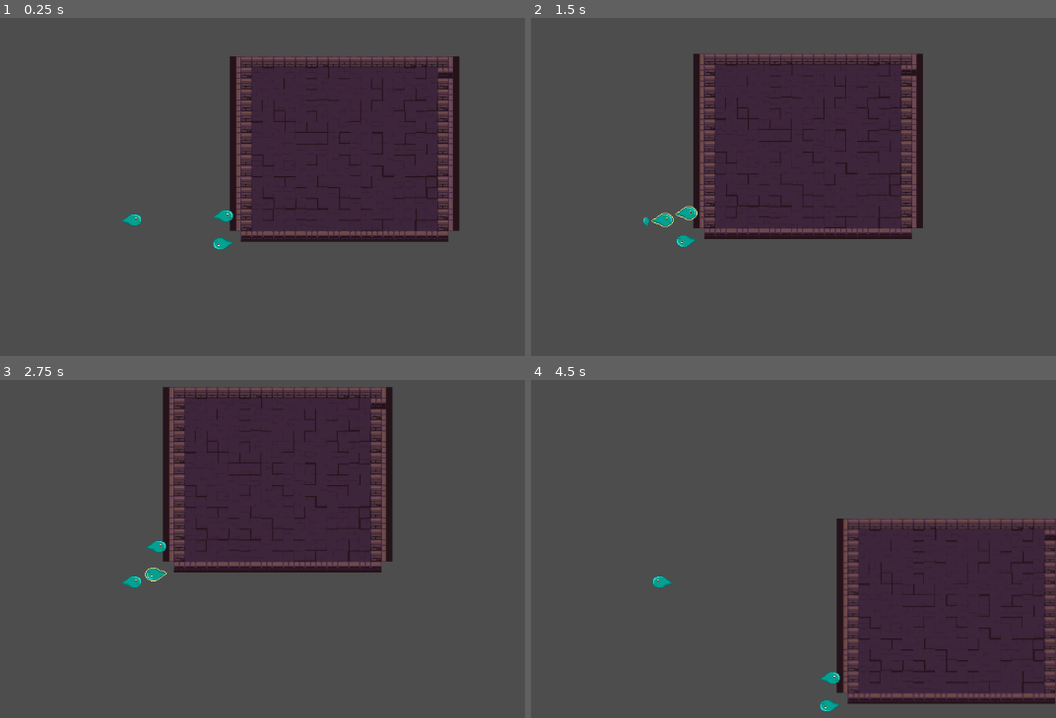
Above: before the commit, frames 1-4 (two rows, left to right).
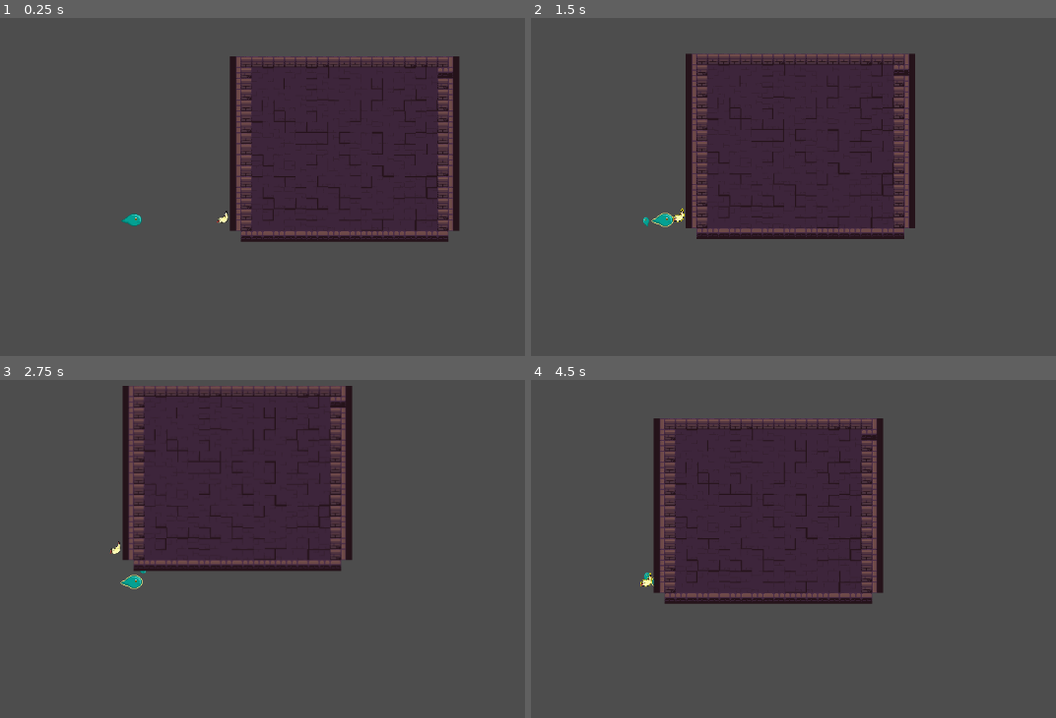
Above: after the commit, the same moments.

Repository: Ethyx07/Wispbornrequiem
Game: Godot game, scene res://Scenes/world.tscn
Same seed, same stepped clock (60 frames per second), same inputs: the game is played once before the commit and once after it.
Inputs (mouse positions are in pixels of both pictures, inside the frame that each line leads up to):
- Up to frame 1 (0.25 s): no input
- Up to frame 2 (1.5 s): tap Enter at 0.5 s; move the mouse to (835, 197) at 0.52 s; hold D (Right) 0.53-1.28 s; tap Shift (Dash) at 0.6 s; tap E (Interact) at 0.8, 1.35 s; tap Space at 1.25 s; move the mouse to (outside the picture) at 1.27 s; hold S (Down) from 1.28 s (still down)
- Up to frame 3 (2.75 s): tap Shift (Dash) at 1.55, 2.1 s; move the mouse to (210, 484) at 2.02 s; release S (Down) at 2.03 s; hold D (Right) from 2.03 s (still down); tap E (Interact) at 2.3 s
- Up to frame 4 (4.5 s): move the mouse to (625, 670) at 2.77 s; release D (Right) at 2.78 s; hold W (Up) 2.78-3.53 s; tap E (Interact) at 2.85, 3.8, 4.35 s; tap Shift (Dash) at 3.05, 3.6 s; move the mouse to (898, 647) at 3.52 s; hold A (Left) from 3.53 s (still down); move the mouse to (outside the picture) at 4.27 s

The runs differ from the first frame. In frame 1, 0.2% of the frame differs, in the area x 40-45%, y 56-69%; in frame 2, 4.6%; in frame 3, 11%; in frame 4, 42%, in the area x 20-100%, y 11-99%.

Commit message:
Added new sprite and function
Added Minotaur Horn sprite and a new bobbing function for all podium interactables

Diff:
--- a/Scenes/Interactables/Podiums/minotaur_podium.tscn
+++ b/Scenes/Interactables/Podiums/minotaur_podium.tscn
@@ -1,23 +1,26 @@
 [gd_scene load_steps=6 format=3 uid="uid://baog375jtohmk"]
 
-[ext_resource type="Script" path="res://Scripts/Interactables/Interactables.gd" id="1_2raew"]
-[ext_resource type="Texture2D" uid="uid://bkkrypsu1d2i1" path="res://Assets/PlayerSprites/Wisp.png" id="2_8lcpp"]
-[ext_resource type="Texture2D" uid="uid://okjk4g0vbcrs" path="res://Assets/PlayerSprites/WispHighlighted.png" id="2_447pp"]
+[ext_resource type="Script" path="res://Scripts/Interactables/podiums.gd" id="1_n832b"]
+[ext_resource type="Texture2D" uid="uid://dr8ncnj1f36qr" path="res://Assets/Relics/MinotaurHornHighlighted.png" id="3_bml6l"]
 [ext_resource type="PackedScene" uid="uid://5aa26iu24g7d" path="res://Scenes/PlayerClasses/minotaur.tscn" id="4_ds5og"]
+[ext_resource type="Texture2D" uid="uid://cbeern5hfqgxe" path="res://Assets/Relics/MinotaurHorn.png" id="5_bop5f"]
 
 [sub_resource type="RectangleShape2D" id="RectangleShape2D_17knc"]
-size = Vector2(41, 20)
+size = Vector2(17, 20)
 
 [node name="MinotaurPodium" type="StaticBody2D" groups=["Interactable"]]
 texture_filter = 1
-script = ExtResource("1_2raew")
-highlightedTexture = ExtResource("2_447pp")
-baseTexture = ExtResource("2_8lcpp")
+script = ExtResource("1_n832b")
 posssesCharacter = ExtResource("4_ds5og")
+itemDesc = "Minotaur Podium"
+highlightedTexture = ExtResource("3_bml6l")
+baseTexture = ExtResource("5_bop5f")
 
 [node name="hitbox" type="CollisionShape2D" parent="."]
-position = Vector2(0.5, 0)
+position = Vector2(-0.5, 0)
 shape = SubResource("RectangleShape2D_17knc")
 
-[node name="Wisp" type="Sprite2D" parent="."]
-texture = ExtResource("2_8lcpp")
+[node name="MainTexture" type="Sprite2D" parent="."]
+position = Vector2(-2, -4.76837e-07)
+scale = Vector2(0.65625, 0.65625)
+texture = ExtResource("5_bop5f")
--- a/Scenes/PlayerClasses/player_wisp.tscn
+++ b/Scenes/PlayerClasses/player_wisp.tscn
@@ -32,5 +32,8 @@
 
 [node name="Camera2D" type="Camera2D" parent="."]
 
+[node name="attackMarker" type="Marker2D" parent="."]
+visible = false
+
 [connection signal="body_entered" from="InteractableBox" to="." method="_on_interactable_box_body_entered"]
 [connection signal="body_exited" from="InteractableBox" to="." method="_on_interactable_box_body_exited"]
--- a/Scenes/world.tscn
+++ b/Scenes/world.tscn
@@ -537,10 +537,3 @@
 
 [node name="MinotaurPodium" parent="." instance=ExtResource("2_y041l")]
 position = Vector2(134, -6)
-itemDesc = "Minotaur Podium"
-
-[node name="MinotaurPodium2" parent="." instance=ExtResource("2_y041l")]
-position = Vector2(134, 35)
-rotation = 3.14159
-itemDesc = "Siren Podium"
-posssesCharacter = ExtResource("1_e8h5j")
--- a/Scripts/Interactables/Interactables.gd
+++ b/Scripts/Interactables/Interactables.gd
@@ -3,22 +3,15 @@
 @export var itemDesc: String
 @export var highlightedTexture : Texture2D
 @export var baseTexture : Texture2D
-@export var posssesCharacter : PackedScene
 
 
-func _ready() -> void:
-	pass
 
 func interact(body: Node2D) -> void:
-	body.hide()
-	var newPossession = posssesCharacter.instantiate()
-	newPossession.global_position = body.global_position
-	get_tree().root.get_child(0).add_child(newPossession)
-	body.queue_free()
+	print(itemDesc)
 
 
 func highlighted() -> void:
-	get_node("Wisp").texture = highlightedTexture
+	get_node("MainTexture").texture = highlightedTexture
 
 func unhighlighted() -> void:
-	get_node("Wisp").texture = baseTexture
+	get_node("MainTexture").texture = baseTexture
--- /dev/null
+++ b/Scripts/Interactables/podiums.gd
@@ -0,0 +1,26 @@
+extends "res://Scripts/Interactables/Interactables.gd"
+
+@export var posssesCharacter : PackedScene
+@onready var startingPos : Vector2 = self.global_position
+@onready var newPos : Vector2 = startingPos
+
+func _ready() -> void:
+	start_bobbing()
+
+func start_bobbing():
+	var tween = create_tween()
+	tween.tween_property(self, "position:y", startingPos.y + 5, 1)
+	tween.tween_property(self, "position:y", startingPos.y, 1)
+	tween.finished.connect(start_bobbing)
+
+func interact(body: Node2D) -> void:
+	super(body)
+	body.hide()
+	var newPossession = posssesCharacter.instantiate()
+	newPossession.global_position = body.global_position
+	get_tree().root.get_child(0).add_child(newPossession)
+	body.queue_free()
+
+
+func _physics_process(delta: float) -> void:
+	pass
--- a/Scripts/PlayableCharacters/player_wisp.gd
+++ b/Scripts/PlayableCharacters/player_wisp.gd
@@ -38,13 +38,14 @@
 		particle_temp.global_position = playerSprite.global_position
 		get_tree().root.get_child(0).add_child(particle_temp)
 		velocity = velocity * 100
-		self.hide()
+		playerSprite.hide()
 		move_and_slide()
+		await get_tree().create_timer(0.1).timeout
 		var particle_tempFin = dashParticle.instantiate()
 		particle_tempFin.emitting = true
 		particle_tempFin.global_position = playerSprite.global_position
 		get_tree().root.get_child(0).add_child(particle_tempFin)
-		self.show()
+		playerSprite.show()
 
 func _on_interactable_box_body_entered(body: Node2D) -> void:
 	if body.is_in_group("Interactable") and !is_instance_valid(facingBody):
@@ -58,3 +59,6 @@
 
 func _on_particle_finished(particleInstance : Node)-> void:
 	particleInstance.queue_free()
+
+func wait(delay : float)-> void:
+	pass
Binary file added: Assets/Relics/MinotaurHorn.png
Not shown, added: Assets/Relics/MinotaurHorn.png.import
Binary file added: Assets/Relics/MinotaurHornHighlighted.png
Not shown, added: Assets/Relics/MinotaurHornHighlighted.png.import
